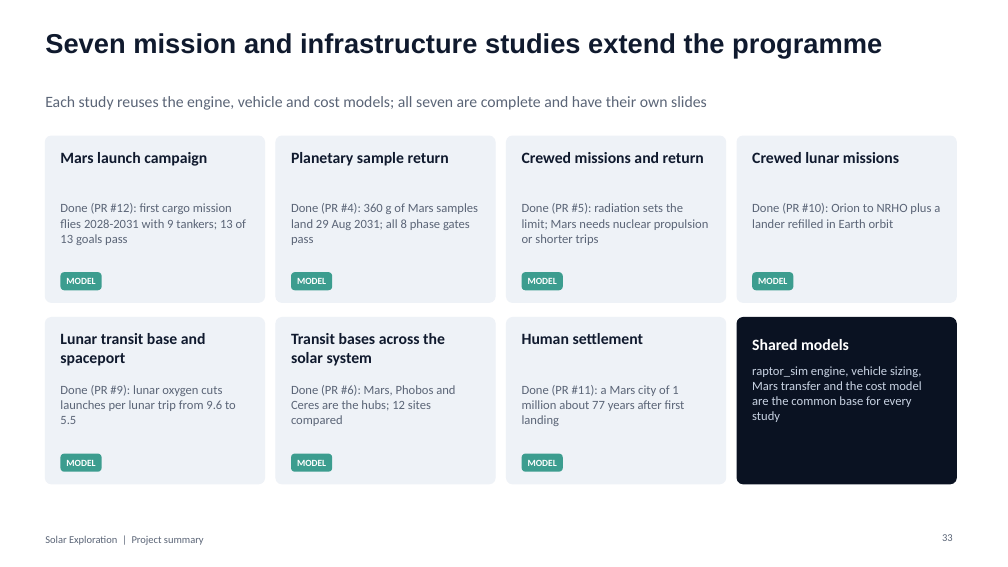
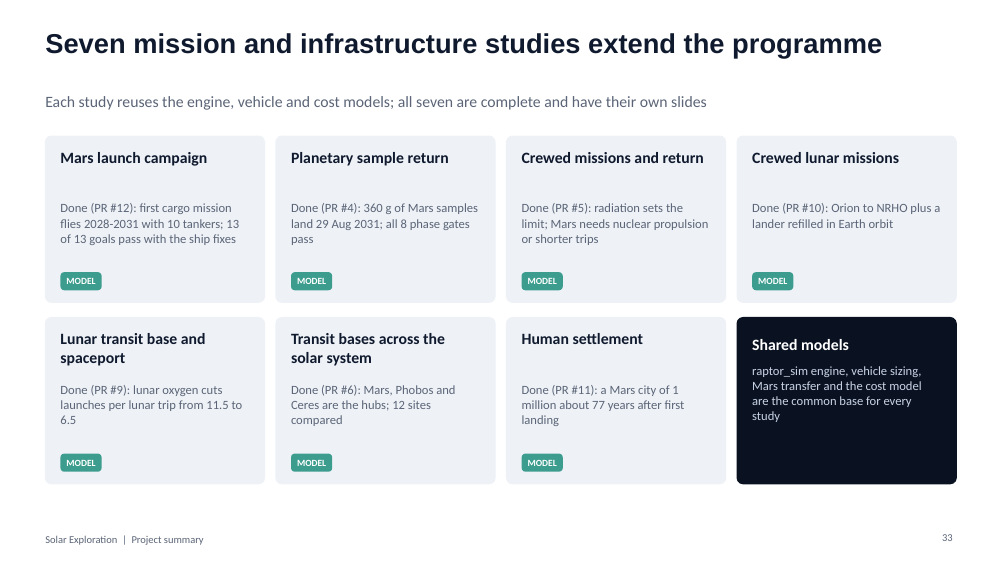
Before and after one commit to Skymeapple/solar-exploration, a slide deck: slide 33 of presentation/Solar_Exploration_Project_Summary.pptx. Drawn at 1008x567 pixels with LibreOffice and Linux fonts; fonts in the diff are those of the drawing. Boxes give left, top, right and bottom in pixels: in the first picture for what was removed or moved away, otherwise in the second. Text is boxed around its words. In the diff, an @@ line names an element or a change of style, - is before the commit and + after.

```diff
--- a/presentation/Solar_Exploration_Project_Summary.pptx
+++ b/presentation/Solar_Exploration_Project_Summary.pptx
@@ text at <box>60,203,239,245</box>: text changed @@
-Done (PR #12): first cargo mission flies 2028-2031 with 9 tankers; 13 of 13 goals pass
+Done (PR #12): first cargo mission flies 2028-2031 with 10 tankers; 13 of 13 goals pass with the ship fixes
@@ text at <box>60,385,243,424</box>: text changed @@
-Done (PR #9): lunar oxygen cuts launches per lunar trip from 9.6 to 5.5
+Done (PR #9): lunar oxygen cuts launches per lunar trip from 11.5 to 6.5
```
Also in this commit, not shown: 31 other slides changed, 44 other files.
